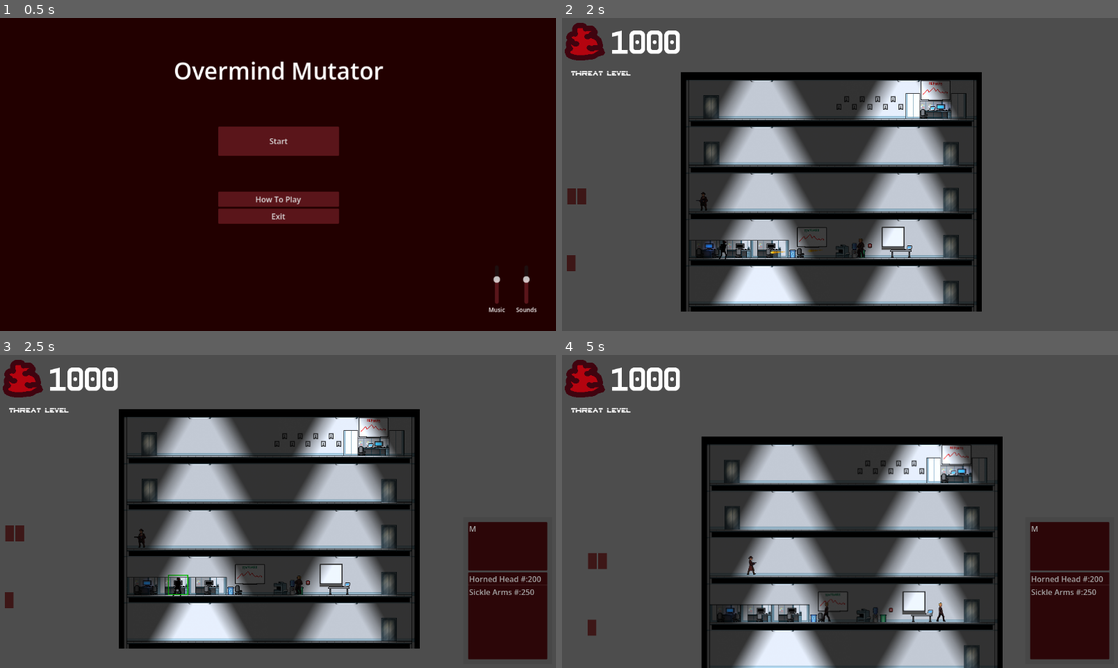
Above: before the commit, frames 1-4 (two rows, left to right).
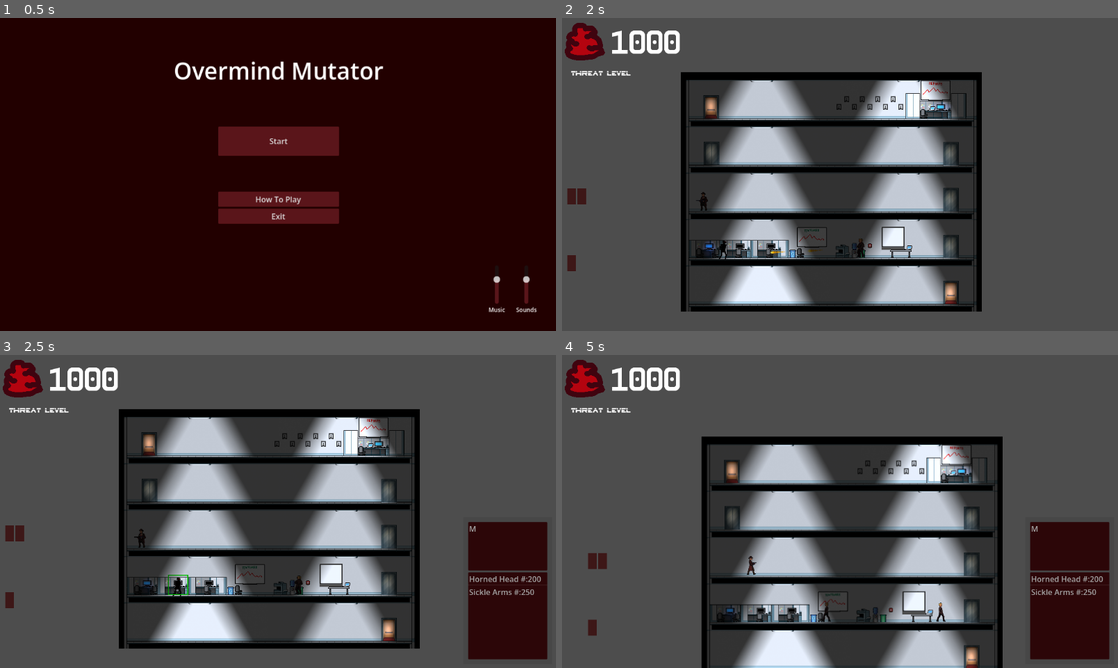
Above: after the commit, the same moments.

Repository: Lambosaurus/wildjam-mutation
Game: Godot game, scene res://ui/start_screen.tscn
The game is run twice, just before and just after one commit, with the same random seed, the same clock (stepped at 60 frames per second) and the same inputs.
Inputs (mouse positions are in pixels of both pictures, inside the frame that each line leads up to):
- Up to frame 1 (0.5 s): no input
- Up to frame 2 (2 s): click "Start" at 0.5 s; tap Enter at 1.25 s; drag from (584, 196) to (951, 293) at 1.27 s
- Up to frame 3 (2.5 s): drag from (161, 583) to (389, 630) at 2.02 s
- Up to frame 4 (5 s): move the mouse to (573, 533) at 2.77 s; hold A (left) 2.78-3.5 s; click (573, 533) at 2.92 s; drag from (979, 599) to (1117, 489) at 3.52 s; tap Space at 4.25 s; move the mouse to (1006, 558) at 4.27 s; hold D (right) from 4.28 s (still down); tap W (up) at 4.52 s

Frame 1 is identical in both runs. In frame 2, 0.3% of the frame differs, in the area x 0-71%, y 25-92%; in frame 3, 0.3%; in frame 4, 0.3%.

Commit message:
Add ability to disable elevators to stop mutants travelling down floors

Diff:
--- a/building/components/transporter/elevator/floor_stop.gd
+++ b/building/components/transporter/elevator/floor_stop.gd
@@ -1,29 +1,27 @@
 class_name FloorStop
 extends Node2D
 
-@onready var collider = $Area2D
+@onready var collider = $PixelFloorArea2D
 @onready var animator = $AnimationPlayer
 @onready var door_timer = $DoorTimer
 
-@export var doors_locked = false
+@export var travel_enabled = true
 var travellers = []
 signal door_animation_finished(name: String)
 signal traveller_present(body: CharacterBody2D, name: String)
 
 # Called when the node enters the scene tree for the first time.
 func _ready() -> void:
+	animator.connect("animation_finished", _on_animation_finished)
+
+	if !travel_enabled:
+		return
 	collider.connect("body_entered", _on_mutant_entered)
-	animator.connect("animation_finished", _on_animation_finished)
 	#door_timer.connect("timeout", _on_door_timer_timeout)
 	pass # Replace with function body.
 
 func _on_mutant_entered(body: CharacterBody2D):
 	emit_signal("traveller_present", body, name)
-#
-#
+
 func _on_animation_finished(name: String):
 	emit_signal("door_animation_finished", name)
-	#if name == 'door_open':
-		#
-		#door_timer.start(3)
-		#unlock doors
--- a/building/components/transporter/elevator/pixel_floor_stop.tscn
+++ b/building/components/transporter/elevator/pixel_floor_stop.tscn
@@ -89,7 +89,7 @@
 }]
 
 [sub_resource type="RectangleShape2D" id="RectangleShape2D_8pxdo"]
-size = Vector2(19, 48)
+size = Vector2(7, 48)
 
 [sub_resource type="Animation" id="Animation_2s41n"]
 length = 0.001
@@ -209,13 +209,12 @@
 sprite_frames = SubResource("SpriteFrames_hxicp")
 animation = &"open"
 
-[node name="Area2D" type="Area2D" parent="." unique_id=176635171]
+[node name="PixelFloorArea2D" type="Area2D" parent="." unique_id=176635171]
 disable_mode = 2
-collision_layer = 6
-collision_mask = 6
-monitorable = false
-
-[node name="CollisionShape2D" type="CollisionShape2D" parent="Area2D" unique_id=93645970]
+collision_layer = 22
+collision_mask = 22
+
+[node name="CollisionShape2D" type="CollisionShape2D" parent="PixelFloorArea2D" unique_id=93645970]
 position = Vector2(0.5, 0)
 shape = SubResource("RectangleShape2D_8pxdo")
 
--- a/main/main.tscn
+++ b/main/main.tscn
@@ -29,6 +29,7 @@
 [node name="Elevator" parent="Transporters" unique_id=1486849745 node_paths=PackedStringArray("active_floor_stops") instance=ExtResource("9_bsumw")]
 position = Vector2(814, 76)
 active_floor_stops = [NodePath("PixelFloorStop"), NodePath("PixelFloorStop2"), NodePath("PixelFloorStop3"), NodePath("PixelFloorStop4")]
+travel_time = 1
 
 [node name="PixelFloorStop" parent="Transporters/Elevator" unique_id=1544292327 instance=ExtResource("10_bsumw")]
 position = Vector2(-9, 494)
@@ -41,13 +42,16 @@
 
 [node name="PixelFloorStop4" parent="Transporters/Elevator" unique_id=584333959 instance=ExtResource("10_bsumw")]
 position = Vector2(-9, 207)
+travel_enabled = false
 
 [node name="Elevator2" parent="Transporters" unique_id=491983639 node_paths=PackedStringArray("active_floor_stops") instance=ExtResource("9_bsumw")]
 position = Vector2(1628, 152)
 active_floor_stops = [NodePath("PixelFloorStop6"), NodePath("PixelFloorStop5")]
+travel_time = 1
 
 [node name="PixelFloorStop6" parent="Transporters/Elevator2" unique_id=633424822 instance=ExtResource("10_bsumw")]
 position = Vector2(-1320, 34)
+travel_enabled = false
 
 [node name="PixelFloorStop5" parent="Transporters/Elevator2" unique_id=127738327 instance=ExtResource("10_bsumw")]
 position = Vector2(-1319, 130)
@@ -74,12 +78,12 @@
 
 [node name="MutantLevel0" parent="Spawners" unique_id=658344345 node_paths=PackedStringArray("spawn_location") instance=ExtResource("3_xwkvk")]
 light_mask = 2
-position = Vector2(9, 493)
+position = Vector2(10, 493)
 spawn_location = NodePath("SpawnPoint")
 spawnable = ExtResource("4_c651c")
 
 [node name="SpawnPoint" type="Node2D" parent="Spawners/MutantLevel0" unique_id=1086107178]
-position = Vector2(293, 63)
+position = Vector2(557, 63)
 
 [node name="Humans" type="Node" parent="." unique_id=1846980081]
 
--- a/project.godot
+++ b/project.godot
@@ -70,6 +70,7 @@
 2d_physics/layer_2="Humans"
 2d_physics/layer_3="Mutants"
 2d_physics/layer_4="Objects"
+2d_physics/layer_5="Transporters"
 
 [physics]
 
